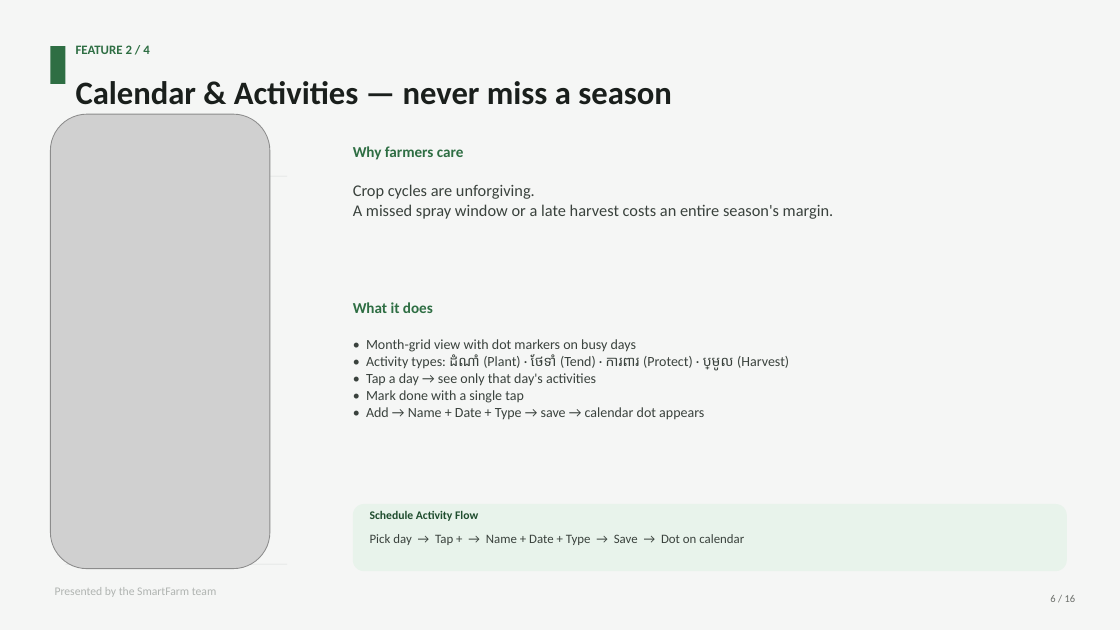
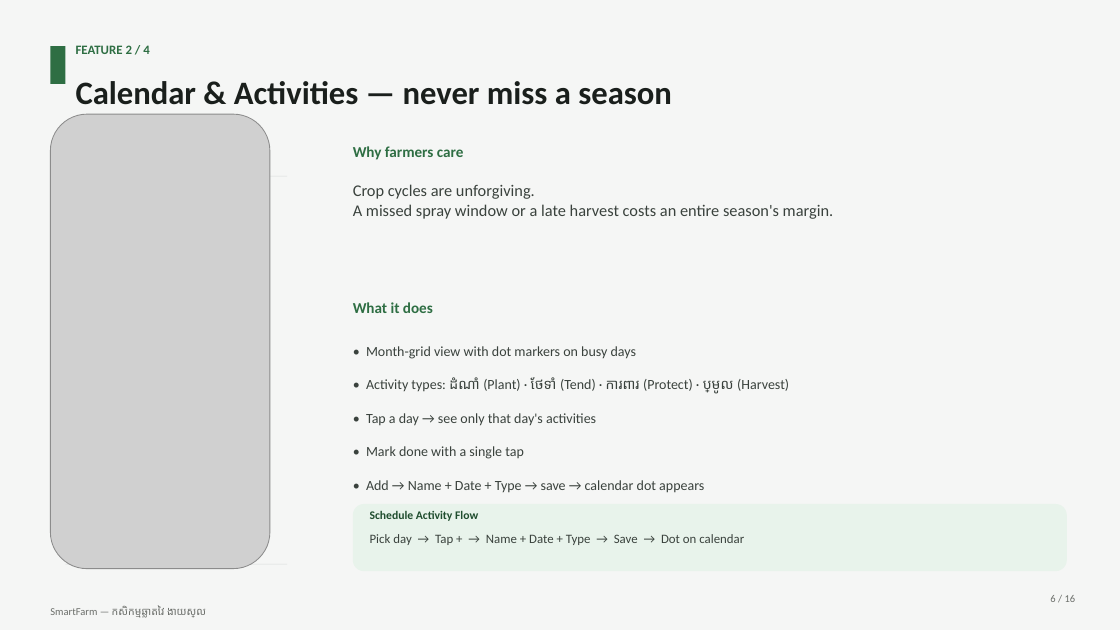
Before and after one commit to NemSothea/smartfarmdemo, a slide deck: slide 6 of SmartFarm-Pitch.pptx. Drawn at 1120x630 pixels with LibreOffice and Linux fonts; fonts in the diff are those of the drawing; grey boxes stand for pictures. Boxes give left, top, right and bottom in pixels: in the first picture for what was removed or moved away, otherwise in the second. Text is boxed around its words. In the diff, an @@ line names an element or a change of style, - is before the commit and + after.

```diff
--- a/SmartFarm-Pitch.pptx
+++ b/SmartFarm-Pitch.pptx
@@ text "• Month-grid view with dot ...": place and size @@
-text "• Month-grid view with dot ..." at [366,339,789,420]
+text "• Month-grid view with dot ..." at [366,346,789,493]
@@ text "• Month-grid view with dot ..." at [366,346,789,493]: line spacing 1 to 2 @@
@@ text removed at [55,587,216,597] @@
-Presented by the SmartFarm team
@@ text added at [50,605,206,618], 9 pt, text #6B6E6A @@
+SmartFarm — កសិកម្មឆ្លាតវៃ ងាយស្រួល
```
Also in this commit, not shown: 12 other slides changed, 1 other file.
